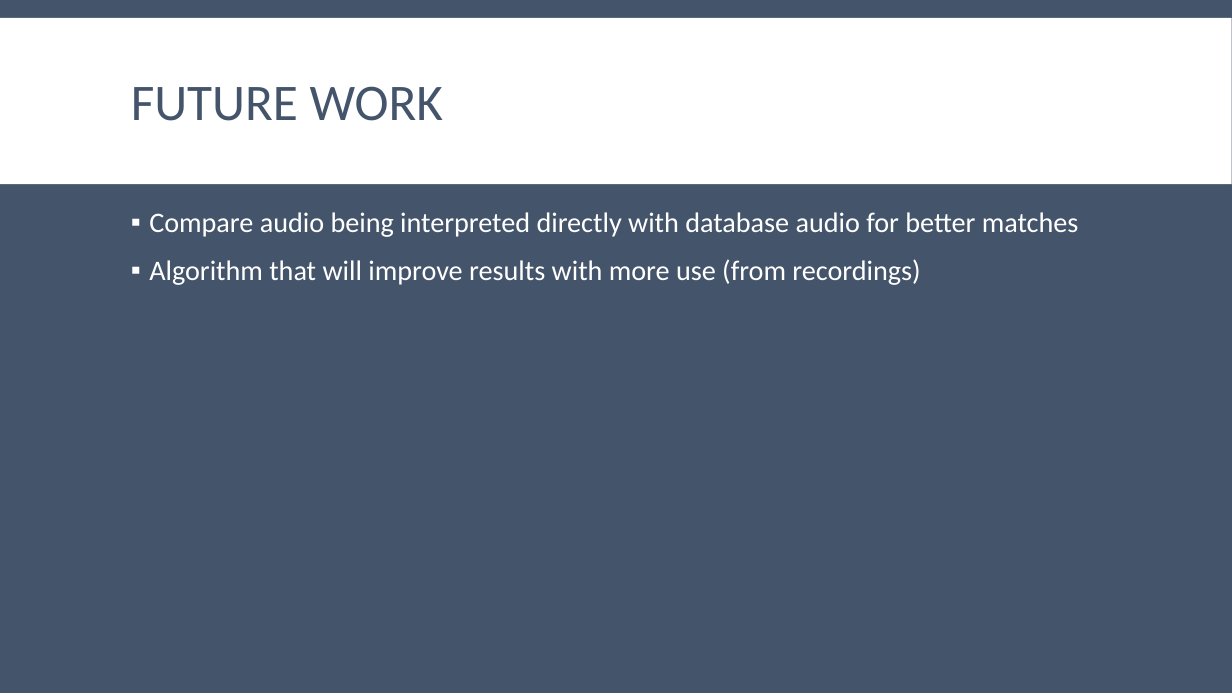
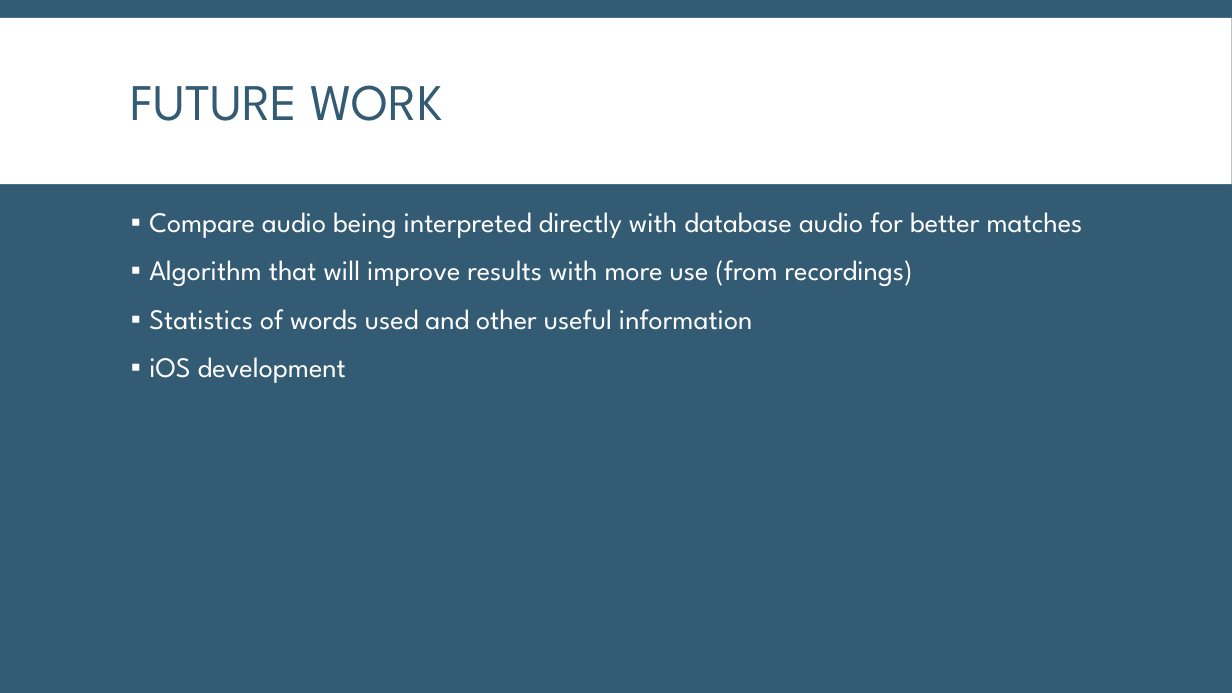
Before and after one commit to brooklyn2016/team-19, a slide deck: slide 6 of presentation.pptx. Drawn at 1232x693 pixels with LibreOffice and Linux fonts; fonts in the diff are those of the drawing. Boxes give left, top, right and bottom in pixels: in the first picture for what was removed or moved away, otherwise in the second. Text is boxed around its words. In the diff, an @@ line names an element or a change of style, - is before the commit and + after.

```diff
--- a/presentation.pptx
+++ b/presentation.pptx
@@ background #44546A to #335B74 @@
@@ title "FUTURE WORK" at (x1=131, y1=85, x2=442, y2=121): font Calibri to League Spartan, text colour #44546A to #335B74 @@
@@ text at (x1=149, y1=212, x2=1083, y2=286): font Calibri to League Spartan in "Compare audio being interpreted directly with database ...", "Algorithm that will improve results with more ..." @@
@@ text at (x1=149, y1=309, x2=752, y2=383): paragraphs added @@
+▪ Statistics of words used and other useful information
+▪ iOS development
```
Also in this commit, not shown: 5 other slides changed.
